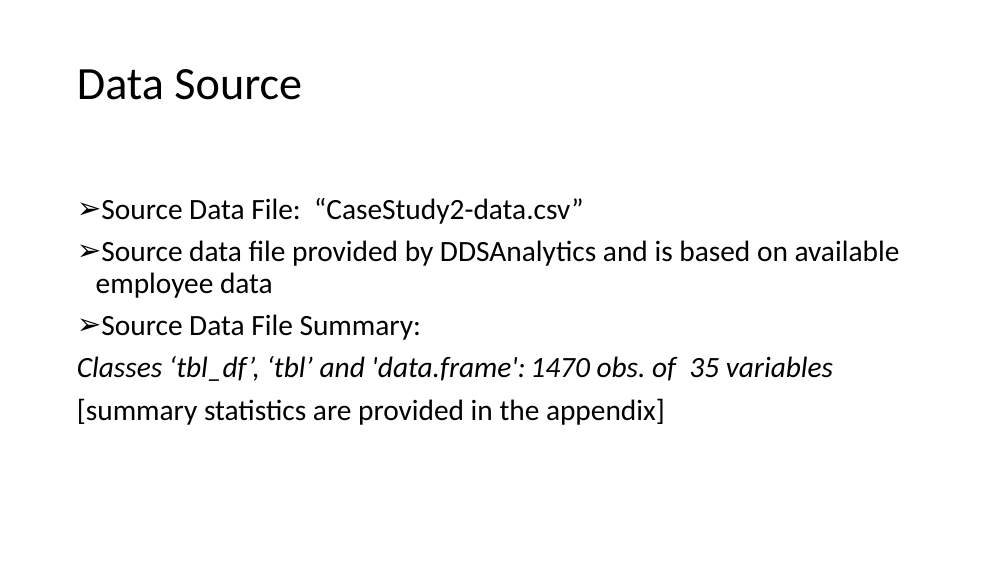
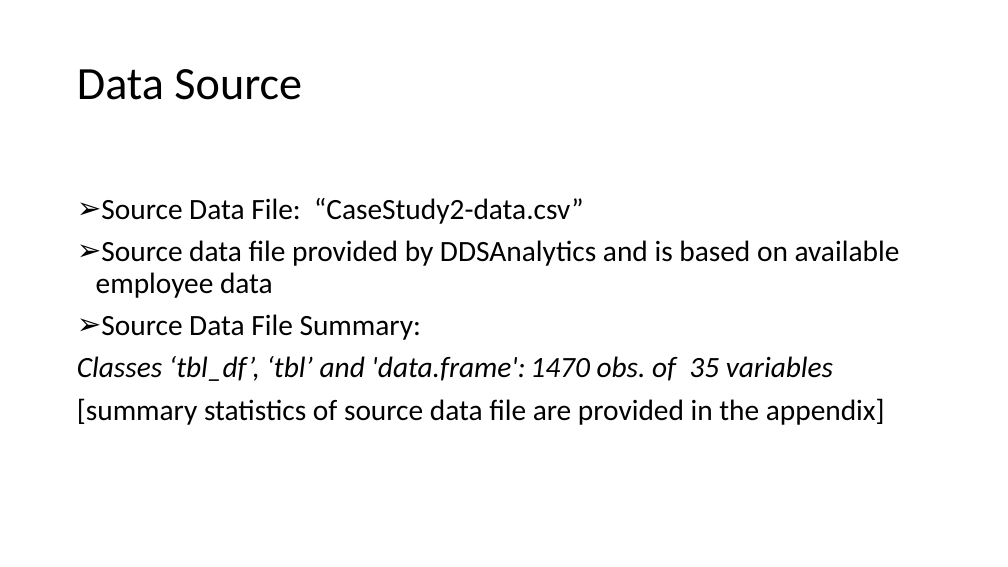
Before and after one commit to bdelahoussaye/CaseStudy2, a slide deck: slide 5 of Final Presentation_TEAM VARIANCE 6306.pptx. Drawn at 1008x567 pixels with LibreOffice and Linux fonts; fonts in the diff are those of the drawing. Boxes give left, top, right and bottom in pixels: in the first picture for what was removed or moved away, otherwise in the second. Text is boxed around its words. In the diff, an @@ line names an element or a change of style, - is before the commit and + after.

```diff
--- a/Final Presentation_TEAM VARIANCE 6306.pptx
+++ b/Final Presentation_TEAM VARIANCE 6306.pptx
@@ text at [77,398,885,425]: text changed @@
-[summary statistics are provided in the appendix]
+[summary statistics of source data file are provided in the appendix]
```
Also in this commit, not shown: 13 other slides changed, 2 slides added, 1 other file.
